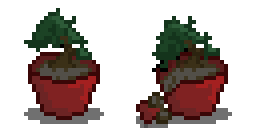
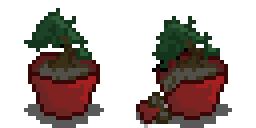
Comparing the layer stacks of the two 256px x 128px images. Changes:
"Shadow": opacity 85% → 65%, painted on it over <box>24,104,232,128</box>
